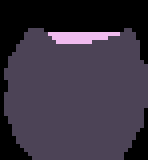
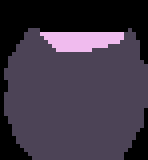
Before/after of a 148x160 layered artwork. What changed in the layer stack:
painted on "container_01.png" over [40, 28, 128, 52]
